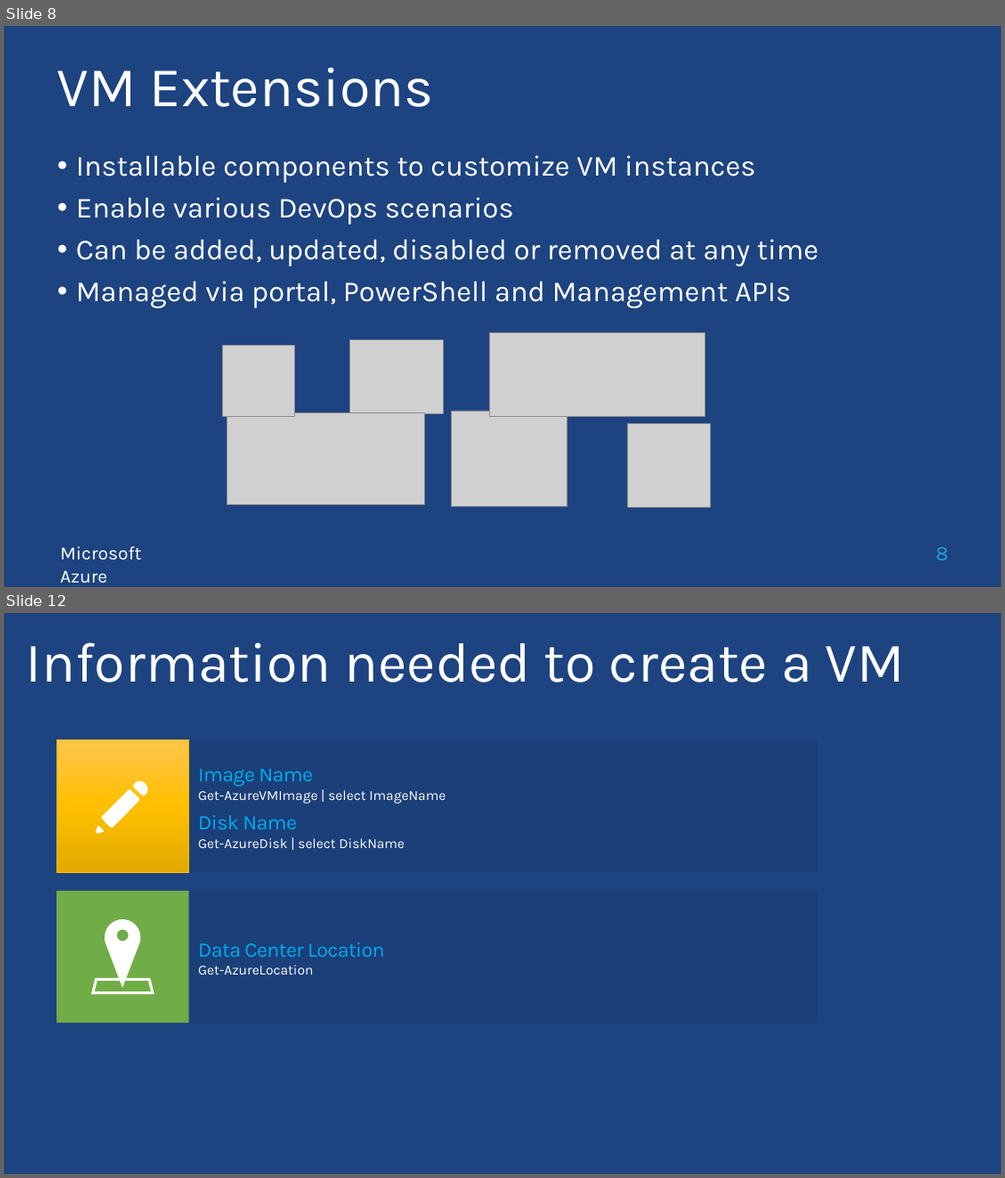
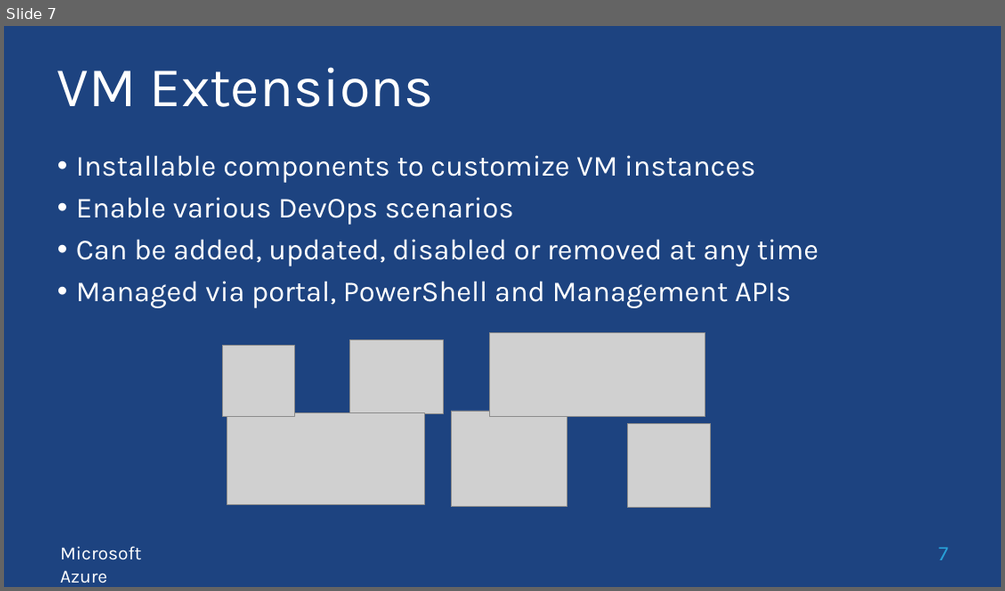
Before and after one commit to PyroJoke/AzureBootcamp2015Kharkiv, a slide deck: Virtual Machines Automated Deployment/Global Azure Bootcamp - Automating Azure VMs with Powershell.pptx. Shown one above the other, each under a label of ours: slides 8 and 12 before the commit, slide 7 after it; the slides between them are not shown. The pictures are 1005x1178 and 1005x591 pixels, drawn with LibreOffice and Linux fonts; fonts in the diff are those of the drawing; grey boxes stand for pictures; background and template pictures are left out. Boxes give left, top, right and bottom in pixels: in the first picture for what was removed or moved away, otherwise in the second. Text is boxed around its words. In the diff, an @@ line names an element or a change of style, - is before the commit and + after.

```diff
--- a/Virtual Machines Automated Deployment/Global Azure Bootcamp - Automating Azure VMs with Powershell.pptx
+++ b/Virtual Machines Automated Deployment/Global Azure Bootcamp - Automating Azure VMs with Powershell.pptx
@@ slide 12 removed at [4, 613, 1001, 1174], background picture (left out) @@
@@ title removed at [26, 642, 905, 682] @@
-Information needed to create a VM
@@ rectangle removed at [57, 740, 189, 873] @@
@@ rectangle removed at [189, 740, 817, 873] @@
-Image Name
-Get-AzureVMImage | select ImageName
-Disk Name
-Get-AzureDisk | select DiskName
@@ freeform shape removed at [96, 779, 150, 834] @@
@@ rectangle removed at [57, 891, 189, 1022] @@
@@ rectangle removed at [189, 891, 817, 1022] @@
-Data Center Location
-Get-AzureLocation
@@ freeform shape removed at [91, 919, 155, 995] @@
@@ what was slide 8 is now slide 7 @@
@@ page number at [938, 547, 948, 560]: text changed @@
-8
+7
```
Also in this commit, not shown: 15 slides changed, 3 other slides removed, 2 other files.
